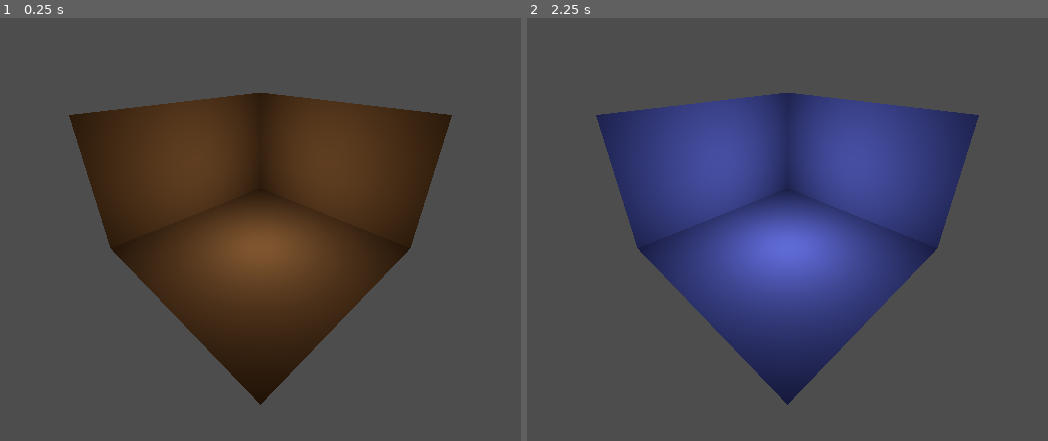
Above: before the commit, frames 1-2 (left to right).
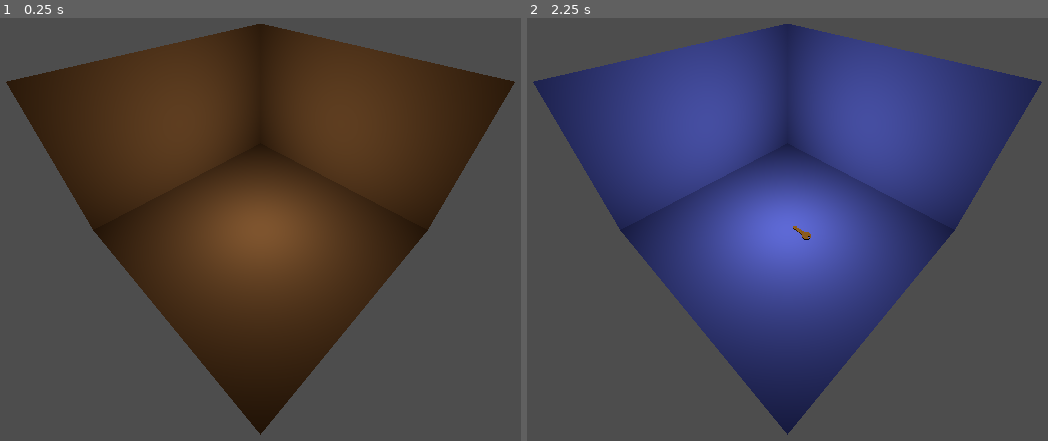
Above: after the commit, the same moments.

Repository: radiantstew0827/Gang29
Game: Godot game, scene res://main.tscn
The game is run twice, just before and just after one commit, with the same random seed, the same clock (stepped at 60 frames per second) and the same inputs.
Inputs:
- Up to frame 1 (0.25 s): no input
- Up to frame 2 (2.25 s): tap Enter at 0.5, 2 s; hold Space (time_switch) 0.53-1.28 s; tap Space (time_switch) at 1.35 s; hold Space (time_switch) from 2.03 s (still down)

The runs differ from the first frame. In frame 1, 19% of the frame differs, in the area x 1-99%, y 1-99%; in frame 2, 23%.

Commit message:
started working on interactables
class created, trying to get some kind of glow rn

Diff:
--- /dev/null
+++ b/gang29/interactable.gd
@@ -0,0 +1,17 @@
+extends Node3D
+class_name Interactable
+
+
+
+
+# Called when the node enters the scene tree for the first time.
+func _ready() -> void:
+	pass # Replace with function body.
+
+func outline(visible : bool) -> void:
+
+	pass
+
+# Called every frame. 'delta' is the elapsed time since the previous frame.
+func _process(delta: float) -> void:
+	pass
--- /dev/null
+++ b/gang29/interactable.tscn
@@ -0,0 +1,3 @@
+[gd_scene format=3 uid="uid://calcp30jhayjp"]
+
+[node name="Interactable" type="Node3D"]
--- a/gang29/levels/level_1.tscn
+++ b/gang29/levels/level_1.tscn
@@ -1,6 +1,7 @@
-[gd_scene load_steps=4 format=3 uid="uid://tnkstllrqrim"]
+[gd_scene load_steps=5 format=3 uid="uid://tnkstllrqrim"]
 
 [ext_resource type="Script" path="res://scripts/level.gd" id="1_5sls7"]
+[ext_resource type="ArrayMesh" uid="uid://dvydt7tjektm3" path="res://Assets/key.obj" id="2_k830e"]
 
 [sub_resource type="StandardMaterial3D" id="StandardMaterial3D_n0oft"]
 albedo_color = Color(0.59, 0.385762, 0.1947, 1)
@@ -29,5 +30,13 @@
 
 [node name="OmniLight3D" type="OmniLight3D" parent="Future"]
 
+[node name="Key" type="MeshInstance3D" parent="Future"]
+transform = Transform3D(0.1, 0, 0, 0, 0.1, 0, 0, 0, 0.1, 0.454966, -1.40537, -0.0873041)
+mesh = ExtResource("2_k830e")
+skeleton = NodePath("../..")
+
+[node name="GPUParticles3D" type="GPUParticles3D" parent="Future"]
+transform = Transform3D(0.1, 0, 0, 0, 0.1, 0, 0, 0, 0.1, 0.454966, -1.40537, -0.0873041)
+
 [node name="Marker3D" type="Marker3D" parent="."]
-transform = Transform3D(1, 0, 0, 0, 1, 0, 0, 0, 1, 4, 2.5, 4)
+transform = Transform3D(1, 0, 0, 0, 1, 0, 0, 0, 1, 3, 3, 3)
--- a/gang29/main.gd
+++ b/gang29/main.gd
@@ -20,5 +20,5 @@
 
 
 # Called every frame. 'delta' is the elapsed time since the previous frame.
-func _process(delta: float) -> void:
+func _process(_delta: float) -> void:
 	pass
--- a/gang29/player.tscn
+++ b/gang29/player.tscn
@@ -3,5 +3,5 @@
 [ext_resource type="Script" path="res://scripts/player.gd" id="1_6wk2i"]
 
 [node name="Player" type="Camera3D"]
-transform = Transform3D(0.707107, -0.353553, 0.612372, 0, 0.866025, 0.5, -0.707107, -0.353553, 0.612372, 0, 0, 0)
+transform = Transform3D(1, 0, 0, 0, 0.999999, 0, 0, 0, 0.999999, 0, 0, 0)
 script = ExtResource("1_6wk2i")
--- a/gang29/project.godot
+++ b/gang29/project.godot
@@ -15,6 +15,10 @@
 config/features=PackedStringArray("4.3", "Forward Plus")
 config/icon="res://icon.svg"
 
+[filesystem]
+
+import/blender/enabled=false
+
 [input]
 
 time_switch={
--- a/gang29/scripts/level.gd
+++ b/gang29/scripts/level.gd
@@ -17,5 +17,5 @@
 
 
 # Called every frame. 'delta' is the elapsed time since the previous frame.
-func _process(delta: float) -> void:
+func _process(_delta: float) -> void:
 	pass
--- a/gang29/scripts/player.gd
+++ b/gang29/scripts/player.gd
@@ -9,13 +9,12 @@
 
 
 # Called every frame. 'delta' is the elapsed time since the previous frame.
-func _process(delta: float) -> void:
+func _process(_delta: float) -> void:
 	pass
 
 func update_camera():
-	rotation = Vector3(deg_to_rad(-30),deg_to_rad(45),0)
+	rotation = Vector3(deg_to_rad(-45),deg_to_rad(45),0)
 
-	print(get_node("/root"))
 	var current_level : Level = get_tree().current_scene.current_level
 	var camera_point: Vector3
 	match future_mode:
Not shown, added: gang29/Assets/key.mtl
Not shown, added: gang29/Assets/key.obj
Not shown, added: gang29/Assets/key.obj.import
Not shown, added: gang29/Assets/Blender files/key.blend
Not shown, added: gang29/Assets/Blender files/key.blend1
